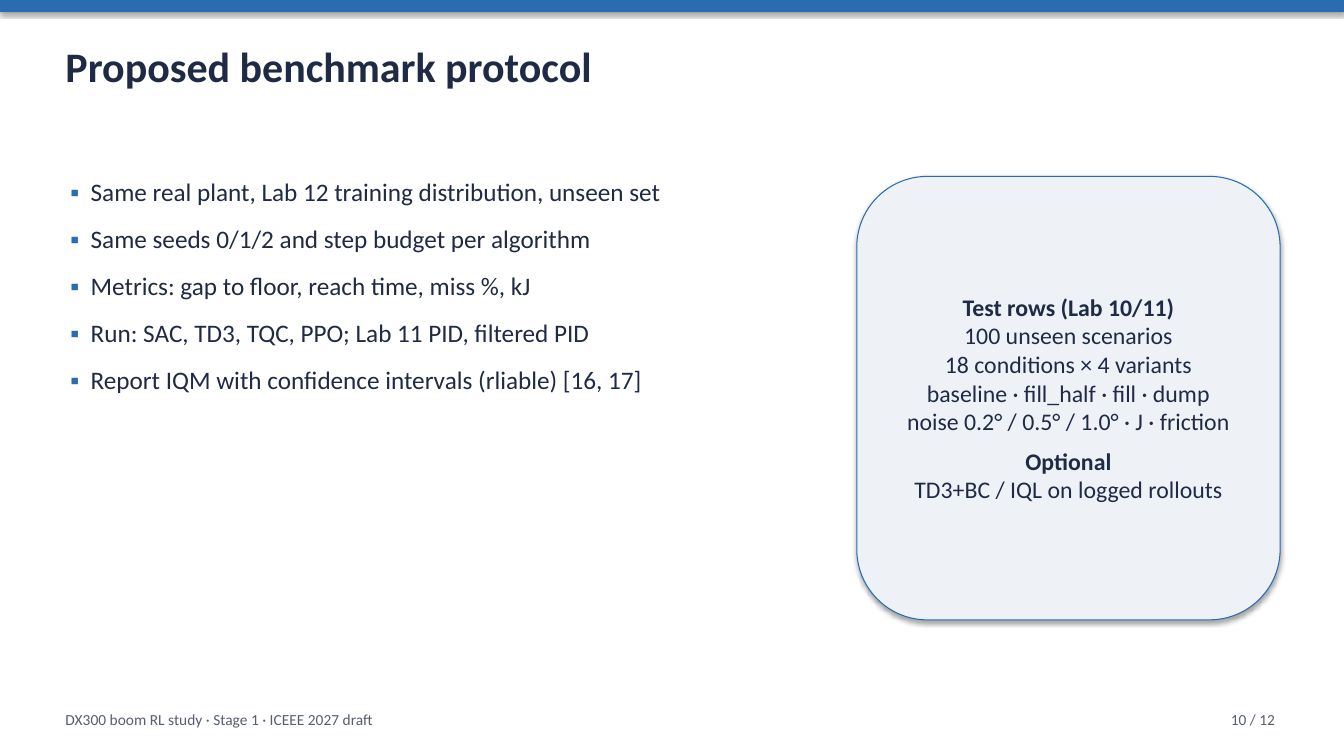
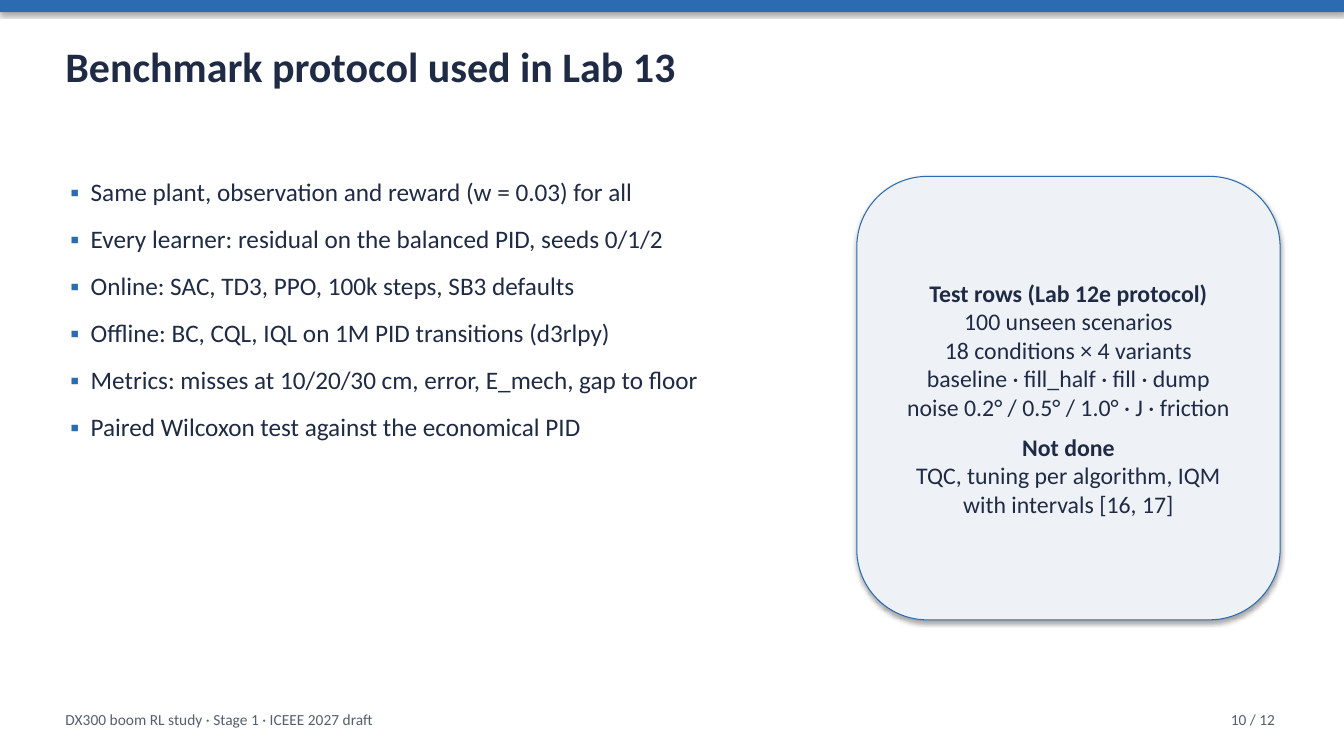
Before and after one commit to Ahmedayyadw/dx300-sim, a slide deck: slide 10 of slides/dx300_sac_methods.pptx. Drawn at 1344x756 pixels with LibreOffice and Linux fonts; fonts in the diff are those of the drawing. Boxes give left, top, right and bottom in pixels: in the first picture for what was removed or moved away, otherwise in the second. Text is boxed around its words. In the diff, an @@ line names an element or a change of style, - is before the commit and + after.

```diff
--- a/slides/dx300_sac_methods.pptx
+++ b/slides/dx300_sac_methods.pptx
@@ text at (65,52,675,89): text changed @@
-Proposed benchmark protocol
+Benchmark protocol used in Lab 13
@@ text at (91,182,698,441): text changed @@
-▪ Same real plant, Lab 12 training distribution, unseen set
-▪ Same seeds 0/1/2 and step budget per algorithm
-▪ Metrics: gap to floor, reach time, miss %, kJ
-▪ Run: SAC, TD3, TQC, PPO; Lab 11 PID, filtered PID
-▪ Report IQM with confidence intervals (rliable) [16, 17]
+▪ Same plant, observation and reward (w = 0.03) for all
+▪ Every learner: residual on the balanced PID, seeds 0/1/2
+▪ Online: SAC, TD3, PPO, 100k steps, SB3 defaults
+▪ Offline: BC, CQL, IQL on 1M PID transitions (d3rlpy)
+▪ Metrics: misses at 10/20/30 cm, error, E_mech, gap to floor
+▪ Paired Wilcoxon test against the economical PID
@@ text in rounded rectangle at (929,284,1208,306): text changed @@
-Test rows (Lab 10/11)
+Test rows (Lab 12e protocol)
@@ text in rounded rectangle at (916,439,1220,517): text changed @@
-Optional
-TD3+BC / IQL on logged rollouts
+Not done
+TQC, tuning per algorithm, IQM with intervals [16, 17]
```
Also in this commit, not shown: 2 other slides changed, 2 other files.
